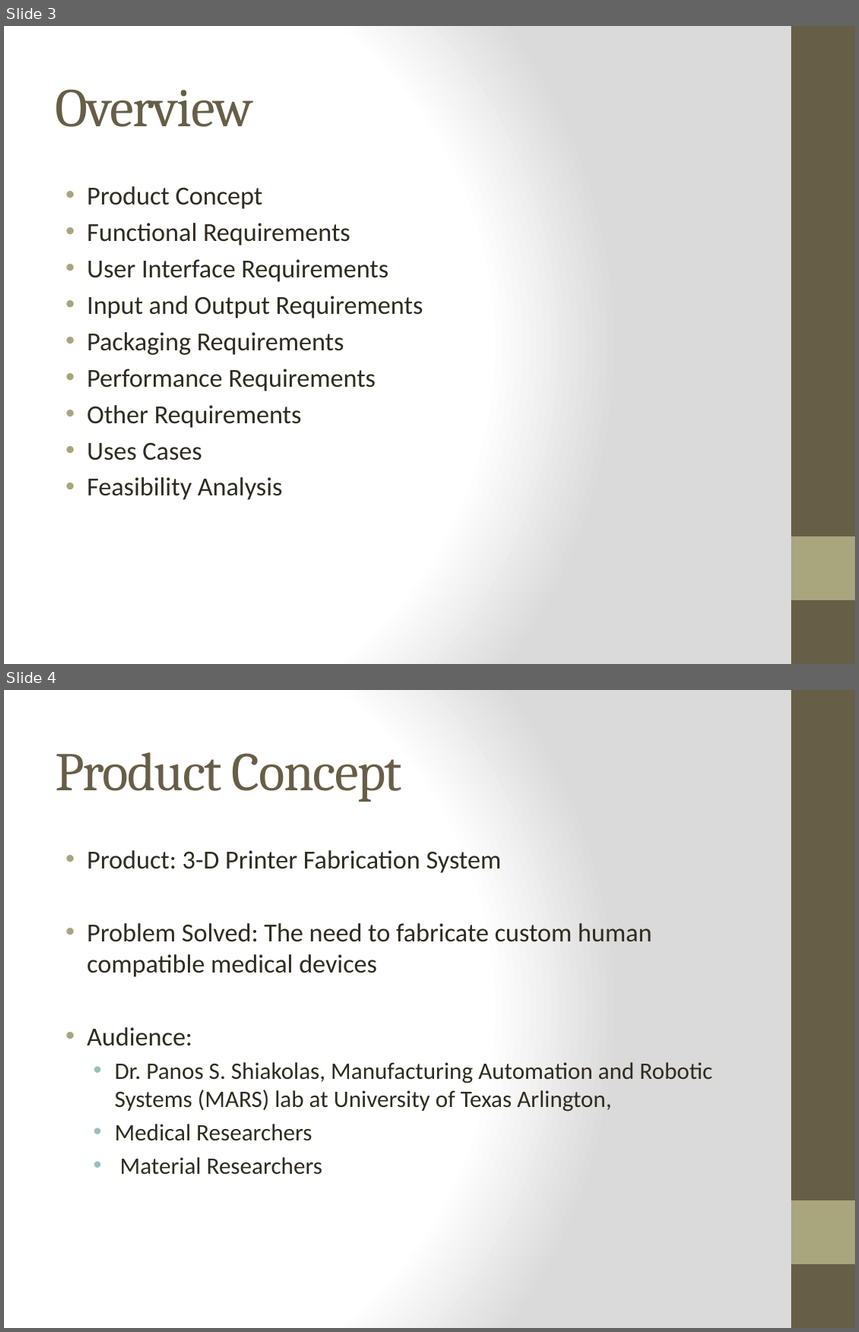
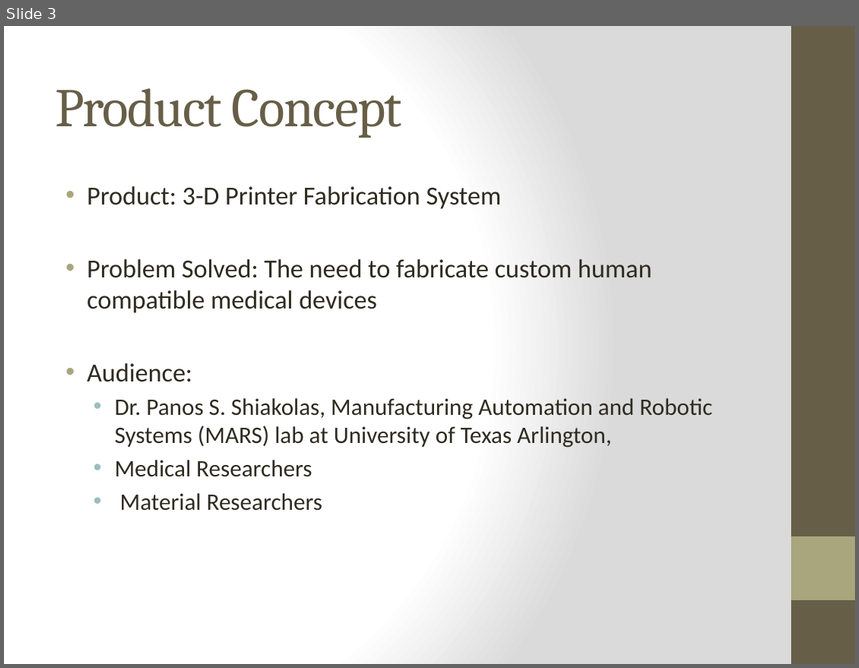
Before and after one commit to qpHalcy0n/SRDesign, a slide deck: Final Presentation/Ink3d Final Presentation.pptx. Shown one above the other, each under a label of ours: slides 3 and 4 before the commit, slide 3 after it. The pictures are 859x1332 and 859x668 pixels, drawn with LibreOffice and Linux fonts; fonts in the diff are those of the drawing. Boxes give left, top, right and bottom in pixels: in the first picture for what was removed or moved away, otherwise in the second. Text is boxed around its words. In the diff, an @@ line names an element or a change of style, - is before the commit and + after.

```diff
--- a/Final Presentation/Ink3d Final Presentation.pptx
+++ b/Final Presentation/Ink3d Final Presentation.pptx
@@ slide 3 removed at [4, 26, 855, 664], background gradient #FFFFFF to #DADADA; not listed: 2 template elements that a slide beside it also shows @@
@@ title removed at [55, 89, 253, 127] @@
-Overview
@@ text removed at [87, 186, 424, 500] @@
-• Product Concept
-• Functional Requirements
-• User Interface Requirements
-• Input and Output Requirements
-• Packaging Requirements
-• Performance Requirements
-• Other Requirements
-• Uses Cases
-• Feasibility Analysis
@@ what was slide 4 is now slide 3 @@
```
Also in this commit, not shown: 4 slides changed, 1 slide added, 6 other slides removed, 1 other file.
